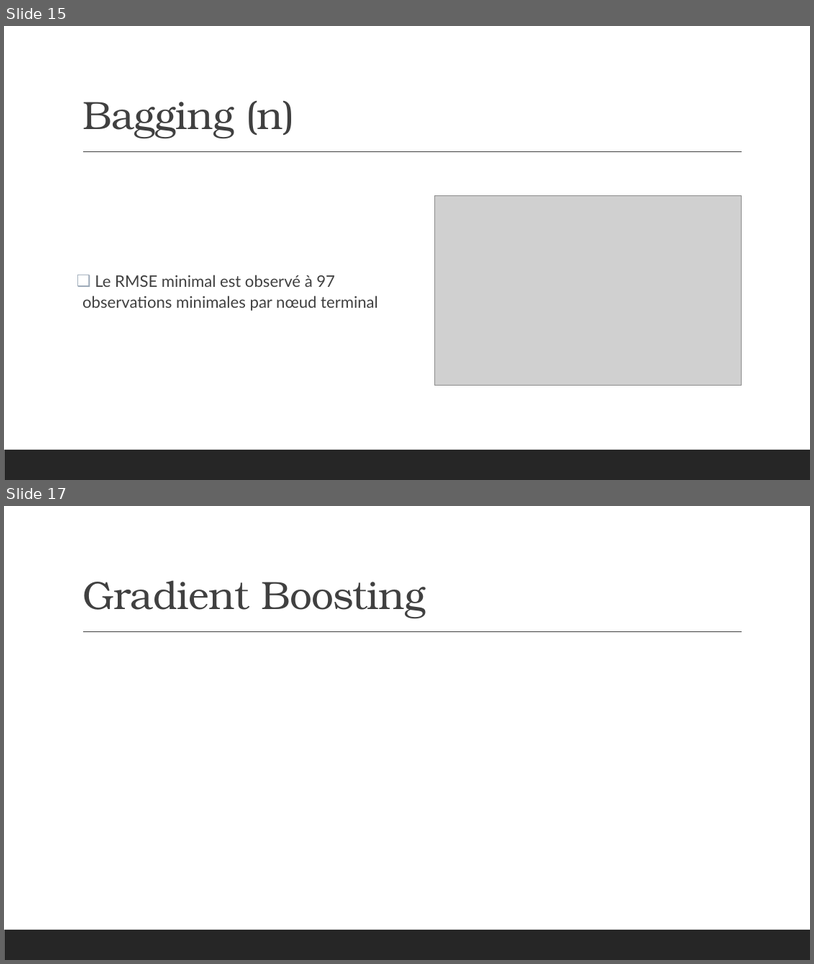
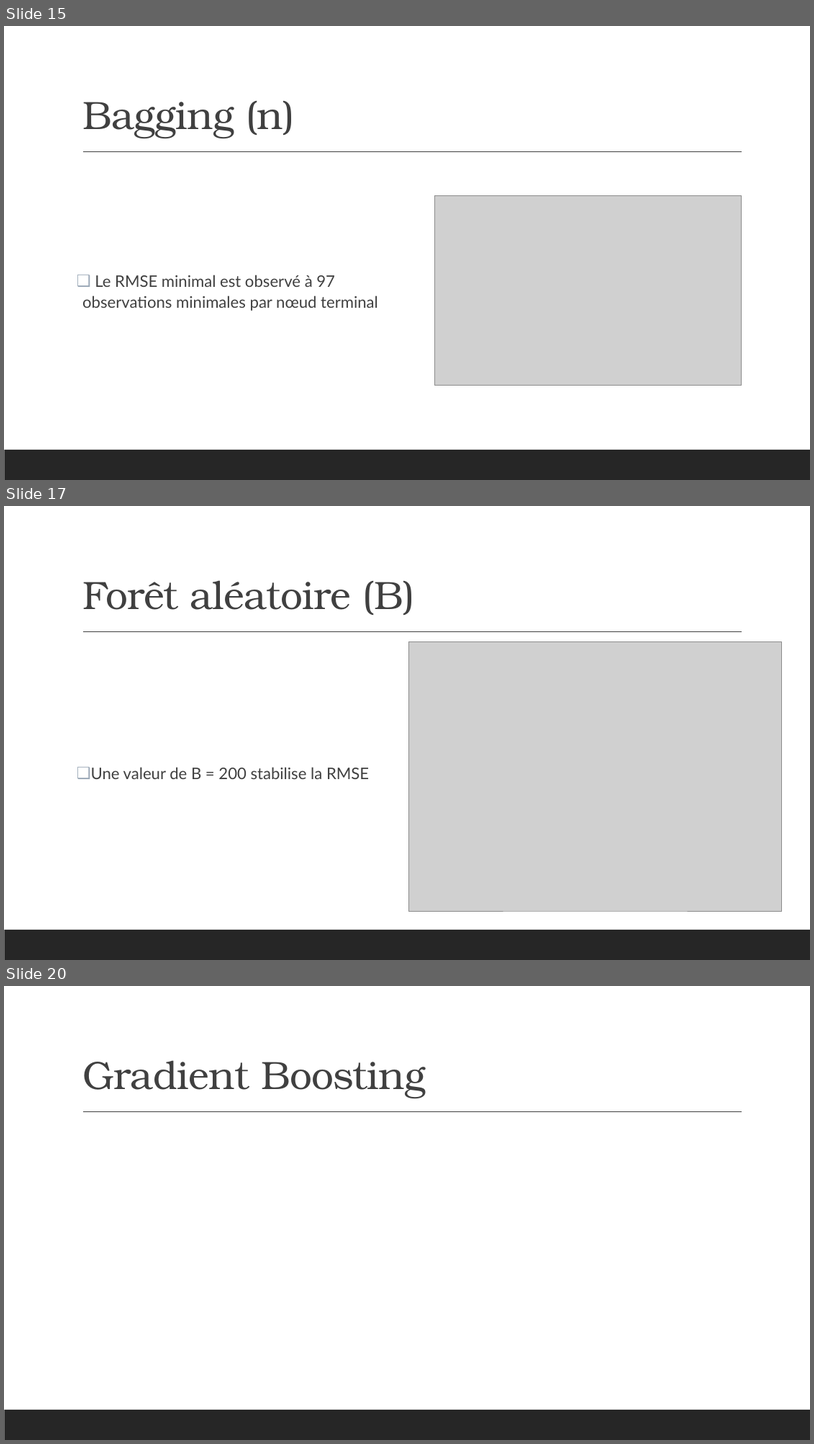
Before and after one commit to Dan-UL/PasDePlaziat, a slide deck: Final/Presentation_Equipe9.pptx. Shown one above the other, each under a label of ours: slides 15 and 17 before the commit, slides 15, 17 and 20 after it; the slides between them are not shown. The pictures are 814x964 and 814x1444 pixels, drawn with LibreOffice and Linux fonts; fonts in the diff are those of the drawing; grey boxes stand for pictures. Boxes give left, top, right and bottom in pixels: in the first picture for what was removed or moved away, otherwise in the second. Text is boxed around its words. In the diff, an @@ line names an element or a change of style, - is before the commit and + after.

```diff
--- a/Final/Presentation_Equipe9.pptx
+++ b/Final/Presentation_Equipe9.pptx
@@ slide 17 added at [4, 506, 810, 960], background #FFFFFF; not listed: 2 template elements that a slide beside it also shows @@
@@ title added at [82, 580, 415, 615], 47 pt, text #404040 @@
+Forêt aléatoire (B)
@@ picture added at [409, 641, 782, 911] @@
@@ text added at [91, 767, 369, 779], 19 pt, text #404040 @@
+❑ Une valeur de B = 200 stabilise la RMSE
@@ what was slide 17 is now slide 20 @@
```
Also in this commit, not shown: 1 slide changed, 2 other slides added, 2 other files.
